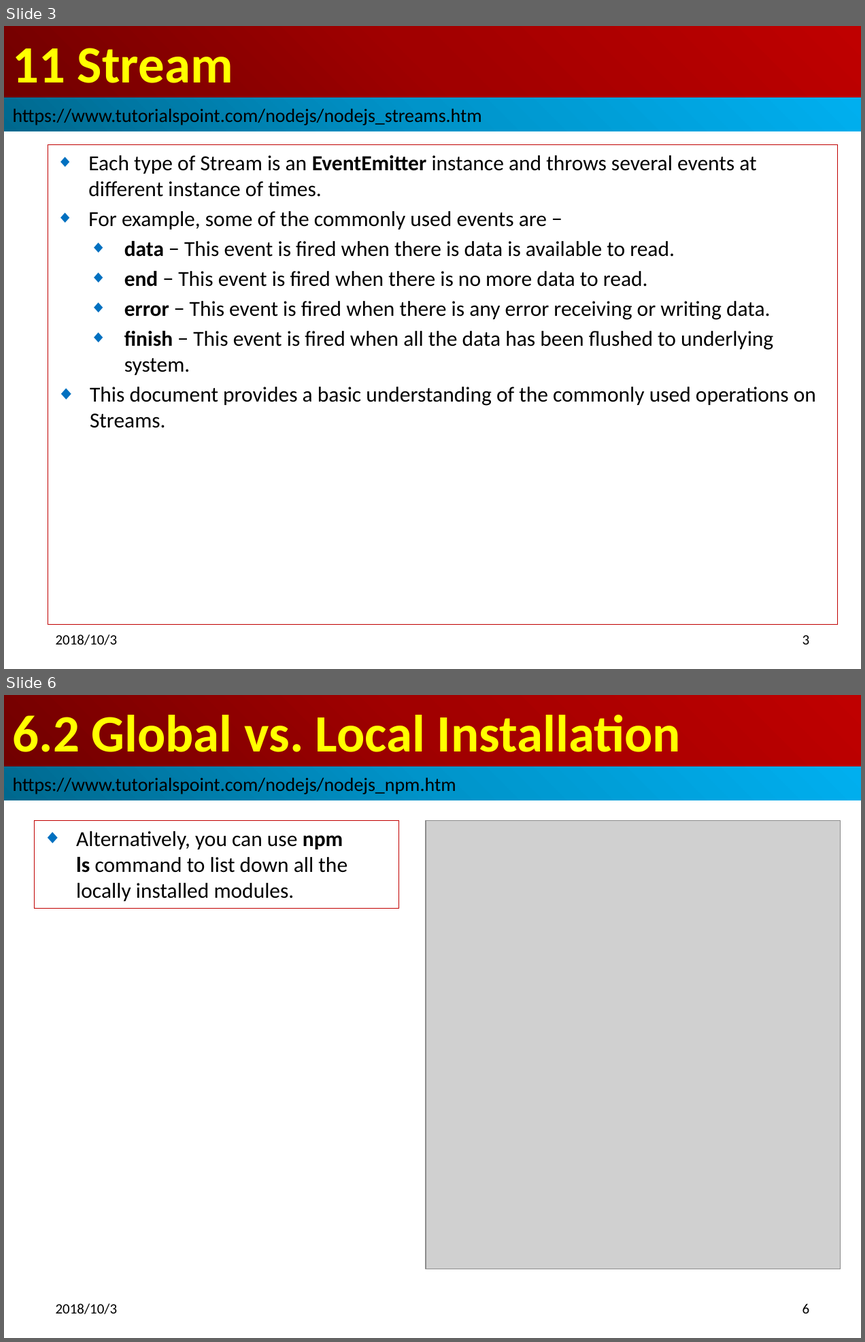
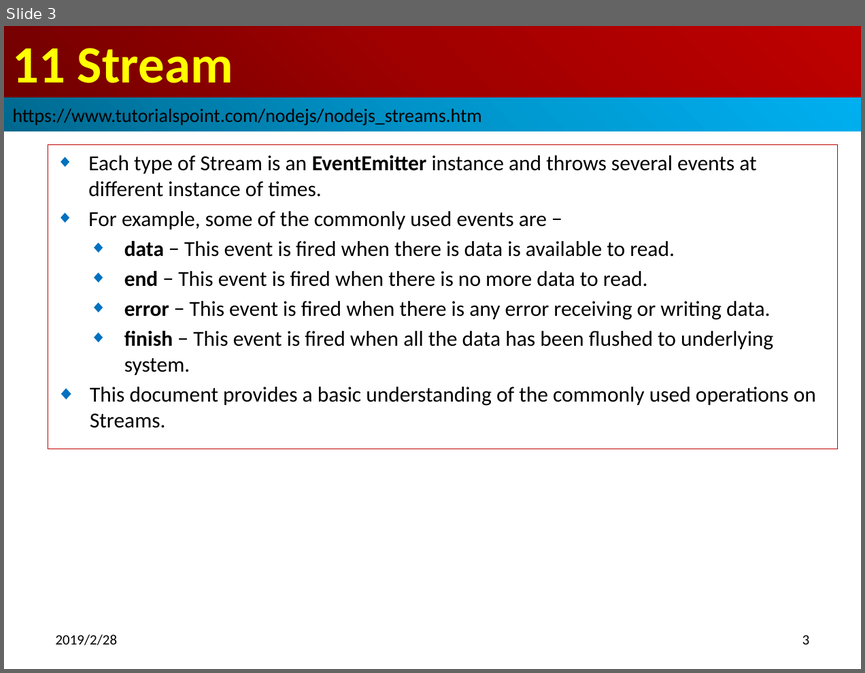
Before and after one commit to peterhchen/100-nodejs-basic, a slide deck: 15_Ch11_Stream.pptx. Shown one above the other, each under a label of ours: slides 3 and 6 before the commit, slide 3 after it; the slides between them are not shown. The pictures are 865x1342 and 865x673 pixels, drawn with LibreOffice and Linux fonts; fonts in the diff are those of the drawing; grey boxes stand for pictures. Boxes give left, top, right and bottom in pixels: in the first picture for what was removed or moved away, otherwise in the second. Text is boxed around its words. In the diff, an @@ line names an element or a change of style, - is before the commit and + after.

```diff
--- a/15_Ch11_Stream.pptx
+++ b/15_Ch11_Stream.pptx
@@ slide 6 removed at bbox=[4, 695, 861, 1338], background #FFFFFF @@
@@ title removed at bbox=[4, 695, 861, 767] @@
-6.2 Global vs. Local Installation
@@ rectangle removed at bbox=[4, 767, 861, 800] @@
-https://www.tutorialspoint.com/nodejs/nodejs_npm.htm
@@ subtitle removed at bbox=[34, 821, 398, 909] @@
-◆ Alternatively, you can use npm ls command to list down all the locally installed modules.
@@ picture removed at bbox=[426, 821, 840, 1269] @@
@@ text removed at bbox=[56, 1303, 118, 1314] @@
-2018/10/3
@@ page number removed at bbox=[802, 1303, 810, 1313] @@
-6
@@ slide 3 changed as well @@
@@ subtitle "Each type of Stream is ...": place and size @@
-subtitle "Each type of Stream is ..." at bbox=[48, 145, 837, 624]
+subtitle "Each type of Stream is ..." at bbox=[48, 145, 837, 448]
@@ text at bbox=[56, 634, 118, 645]: text changed @@
-2018/10/3
+2019/2/28
```
Also in this commit, not shown: 4 other slides changed, 7 slides added, 2 other slides removed, 6 other files.
